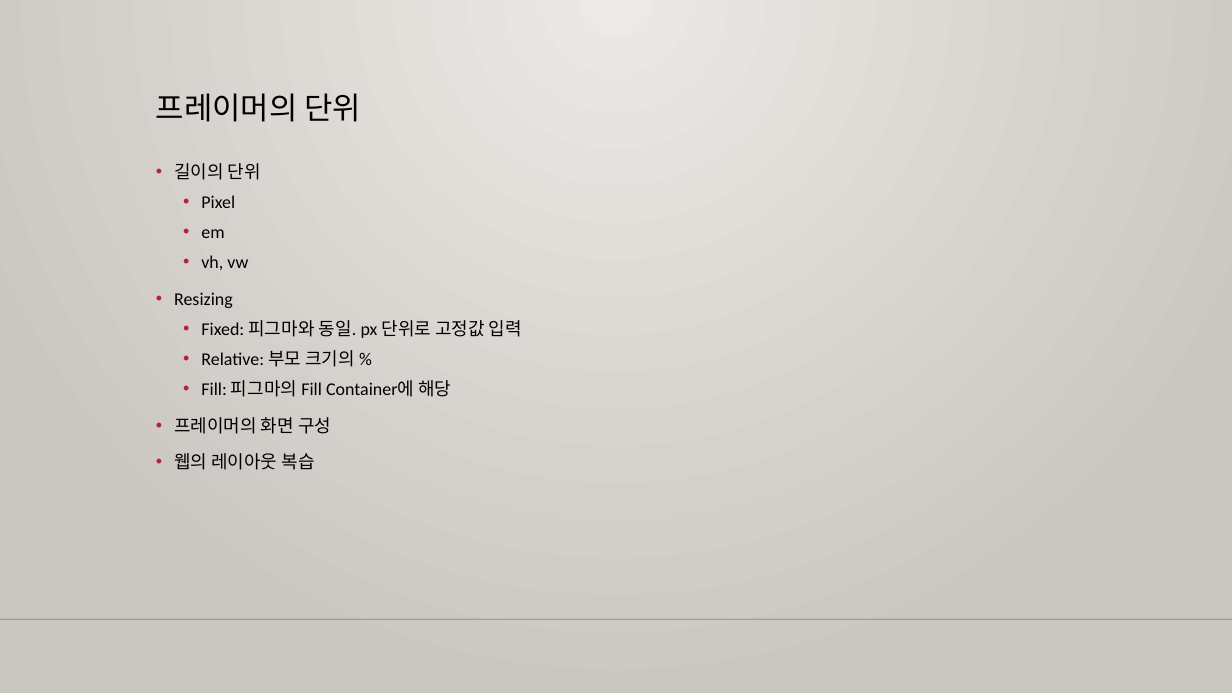
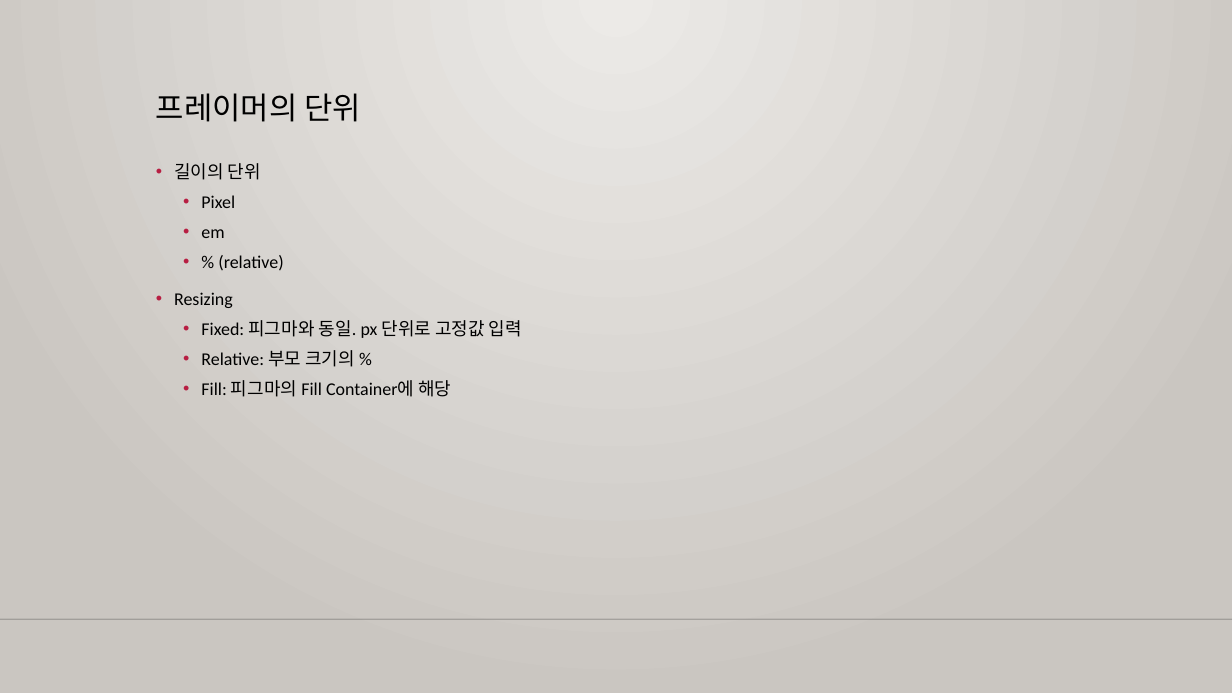
Before and after one commit to m00nlygreat/obsidian-vault, a slide deck: slide 12 of 노코드 엔지니어링/프레이머로 블로그 만들기.pptx (slide 8 before the commit). Drawn at 1232x693 pixels with LibreOffice and Linux fonts; fonts in the diff are those of the drawing; background and template pictures are left out. Boxes give left, top, right and bottom in pixels: in the first picture for what was removed or moved away, otherwise in the second. Text is boxed around its words. In the diff, an @@ line names an element or a change of style, - is before the commit and + after.

```diff
--- a/노코드 엔지니어링/프레이머로 블로그 만들기.pptx
+++ b/노코드 엔지니어링/프레이머로 블로그 만들기.pptx
@@ text at (x1=218, y1=255, x2=283, y2=270): text changed @@
-  • vh, vw
+  • % (relative)
@@ text at (x1=174, y1=417, x2=331, y2=470): paragraphs removed @@
-• 프레이머의 화면 구성
-• 웹의 레이아웃 복습
```
Also in this commit, not shown: 3 other slides changed, 7 slides added, 3 other files.
